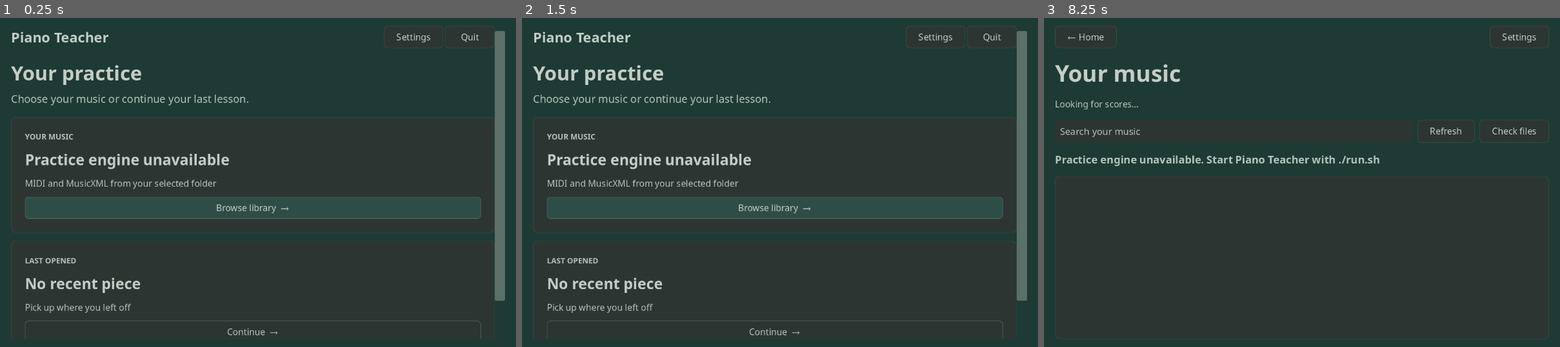
Above: before the commit, frames 1-3 (left to right).
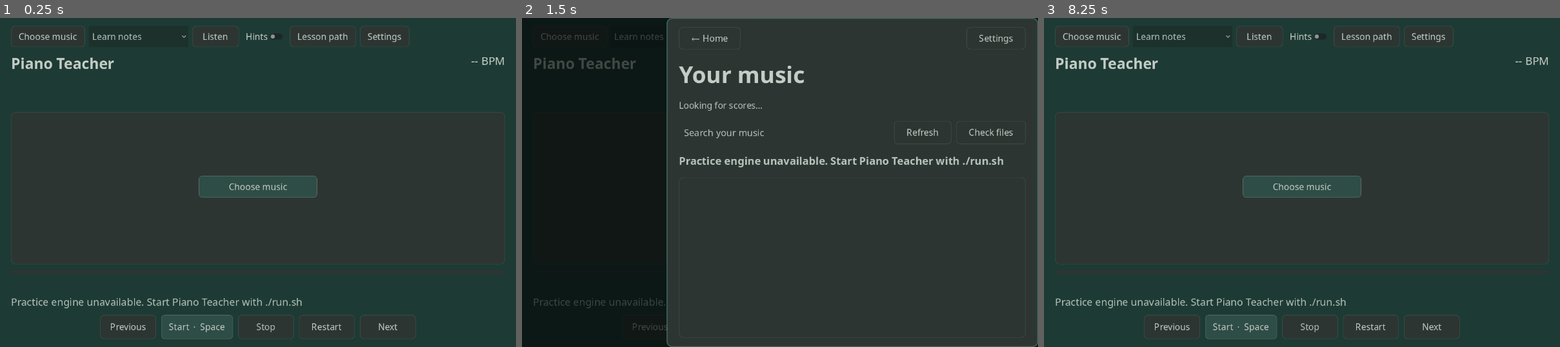
Above: after the commit, the same moments.

Repository: tpepels/piano_teacher
Game: Godot game, scene res://main.tscn
Same seed, same stepped clock (60 frames per second), same inputs: the game is played once before the commit and once after it.
Inputs (mouse positions are in pixels of both pictures, inside the frame that each line leads up to):
- Up to frame 1 (0.25 s): no input
- Up to frame 2 (1.5 s): click (568, 37) at 0.5 s, where only the run after the commit has a clickable "Choose music"; click (780, 185) at 1.25 s, where only the run after the commit has a clickable "Choose music"
- Up to frame 3 (8.25 s): click (1240, 327) at 2 s, where only the run after the commit has a clickable "Start · Space"; click (1240, 327) at 2.75 s, where only the run after the commit has a clickable "Start · Space"; click (1369, 327) at 3.5 s, where only the run after the commit has a clickable "Restart"; click (1369, 327) at 4.25 s, where only the run after the commit has a clickable "Restart"; click (1369, 327) at 5 s, where only the run after the commit has a clickable "Restart"; click (1431, 327) at 5.75 s, where only the run after the commit has a clickable "Next"; click (1431, 327) at 6.5 s, where only the run after the commit has a clickable "Next"; click (1260, 37) at 7.25 s, where only the run after the commit has a clickable "Listen"; click (1296, 208) at 8 s, where only the run before the commit has a clickable "Browse library →"

The runs differ from the first frame. In frame 1, 7.2% of the frame differs, in the area x 2-98%, y 2-98%; in frame 2, 33%, in the area x 0-100%, y 0-100%; in frame 3, 3.7%.

Commit message:
Phase 7.1: open on persistent practice stage with in-context music/settings/course drawers

Diff:
--- a/godot/main.gd
+++ b/godot/main.gd
@@ -12,8 +12,12 @@
 const ScoreOverlay := preload("res://score_overlay.gd")
 const HintKeyboard := preload("res://hint_keyboard.gd")
 
-var current_screen := "home"
-var settings_return_screen := "home"
+var current_screen := "practice"
+var settings_return_screen := "practice"
+var overlay_root: Control
+var overlay_drawer: PanelContainer
+var overlay_backdrop: ColorRect
+var score_browse_button: Button
 var screens: Dictionary = {}
 var library_request: HTTPRequest
 var settings_request: HTTPRequest
@@ -504,22 +508,30 @@
     panel.add_child(body)
     return body
 
+# Music selection, lesson path and settings are drawers over the
+# persistent practice stage. Opening a drawer pauses an ongoing attempt
+# without discarding the player's place or MIDI assessment.
 func _navigate(screen: String) -> void:
+    if screen == "home":
+        screen = "practice"  # Old Home is no longer part of normal navigation.
     if screen == "settings" and current_screen != "settings":
         settings_return_screen = current_screen
-    if screen != "practice" and (current_screen == "practice" or screen in ["home", "library"]):
+    if screen != "practice" and current_screen == "practice":
         var phase: String = str(last_state.get("phase", ""))
-        var starting: bool = action_pending and last_post_path == "/control" and last_control_action in ["start", "restart", "resume", "score_ready", "learn", "learn_retry", "practice", "listen", "perform"]
-        if screen in ["settings", "lesson"]:
-            if phase in ["count_in", "playing", "guided_wait", "feedback", "recovering", "loading"] or starting:
-                _send_action({"action": "pause"})
-        elif phase in ["count_in", "playing", "guided_wait", "guided_complete", "disconnected", "paused", "feedback", "recovering", "loading"] or starting:
-            _send_action({"action": "stop"})
+        var starting: bool = (action_pending and last_post_path == "/control"
+            and last_control_action in ["start", "restart", "resume", "score_ready",
+            "learn", "learn_retry", "practice", "listen", "perform"])
+        if (phase in ["count_in", "playing", "guided_wait", "feedback",
+                      "recovering", "loading"] or starting):
+            _send_action({"action": "pause"})
     current_screen = screen
+    if overlay_root != null:
+        overlay_root.visible = screen != "practice"
     if pause_sheet != null:
         pause_sheet.present(last_state if screen == "practice" else {})
     for key in screens:
-        (screens[key] as Control).visible = str(key) == screen
+        (screens[key] as Control).visible = (str(key) == screen
+            or str(key) == "practice" and screen != "practice")
     if screen == "library":
         _request_library()
     elif screen == "settings":
@@ -528,6 +540,51 @@
         _request_devices()
     elif screen == "lesson":
         _request_lesson()
+
+
+func _mount_overlays() -> void:
+    # Reuse the existing complete library/settings/course controls, but mount
+    # them as a right-side in-context sheet instead of routing to another page.
+    overlay_root = Control.new()
+    overlay_root.name = "MusicAndSettingsDrawer"
+    overlay_root.set_anchors_and_offsets_preset(Control.PRESET_FULL_RECT)
+    overlay_root.mouse_filter = Control.MOUSE_FILTER_IGNORE
+    add_child(overlay_root)
+    overlay_backdrop = ColorRect.new()
+    overlay_backdrop.color = Color(0.012, 0.035, 0.028, 0.68)
+    overlay_backdrop.set_anchors_and_offsets_preset(Control.PRESET_FULL_RECT)
+    overlay_backdrop.mouse_filter = Control.MOUSE_FILTER_STOP
+    overlay_backdrop.gui_input.connect(func(event: InputEvent):
+        if event is InputEventMouseButton and event.pressed:
+            _navigate("practice"))
+    overlay_root.add_child(overlay_backdrop)
+    overlay_drawer = PanelContainer.new()
+    overlay_drawer.name = "ContextDrawer"
+    overlay_drawer.mouse_filter = Control.MOUSE_FILTER_STOP
+    var style := Design.surface(Design.PANEL, 12)
+    style.set_border_width_all(2)
+    style.border_color = Color(Design.TEAL, 0.5)
+    style.set_content_margin_all(3)
+    overlay_drawer.add_theme_stylebox_override("panel", style)
+    overlay_root.add_child(overlay_drawer)
+    for page in ["library", "settings", "lesson"]:
+        var content: Control = screens[page]
+        content.reparent(overlay_drawer, false)
+        content.set_anchors_and_offsets_preset(Control.PRESET_FULL_RECT)
+    overlay_root.visible = false
+    _resize_overlay_drawer()
+
+
+func _resize_overlay_drawer() -> void:
+    if overlay_drawer == null:
+        return
+    var viewport: Vector2 = size
+    var drawer_width: float = viewport.x if viewport.x <= 700 else minf(
+        1000.0, maxf(500.0, viewport.x * 0.72))
+    overlay_drawer.set_anchors_and_offsets_preset(Control.PRESET_TOP_RIGHT)
+    overlay_drawer.position = Vector2(viewport.x - drawer_width, 0.0)
+    overlay_drawer.size = Vector2(drawer_width, viewport.y)
+
 
 func _go_back() -> void:
     _navigate(settings_return_screen if current_screen == "settings" else "practice")
@@ -728,7 +785,7 @@
     practice_navigation.add_theme_constant_override("v_separation", 8)
     practice_navigation.size_flags_horizontal = Control.SIZE_EXPAND_FILL
     practice_layout.add_child(practice_navigation)
-    practice_navigation.add_child(_button("← Library", func(): _navigate("library")))
+    practice_navigation.add_child(_button("Choose music", func(): _navigate("library")))
     mode_choice = OptionButton.new()
     mode_choice.disabled = true
     mode_choice.fit_to_longest_item = false
@@ -843,6 +900,9 @@
     score_status_label.horizontal_alignment = HORIZONTAL_ALIGNMENT_CENTER
     score_status_label.clip_text = true
     status_content.add_child(score_status_label)
+    score_browse_button = _button("Choose music", func(): _navigate("library"), true)
+    score_browse_button.visible = true
+    status_content.add_child(score_browse_button)
     score_retry_button = _button("Retry score", _retry_score)
     score_retry_button.visible = false
     status_content.add_child(score_retry_button)
@@ -938,6 +998,7 @@
     controls.add_child(_button("Restart", _restart_practice))
     controls.add_child(_button("Next", func(): _send_action({"action": "next"})))
     _build_lesson_screen()
+    _mount_overlays()
 
     folder_dialog = FileDialog.new()
     folder_dialog.access = FileDialog.ACCESS_FILESYSTEM
@@ -1010,7 +1071,7 @@
     review_sheet.retry_requested.connect(func(first_bar: int, last_bar: int):
         _send_action({"action": "review_retry",
                       "first_bar": first_bar, "last_bar": last_bar}))
-    _navigate("home")
+    _navigate("practice")
     _refresh_score_status()
 
 func _update_responsive_layout() -> void:
@@ -1033,6 +1094,7 @@
         home_cards.vertical = width < 1380
     if folder_controls != null:
         folder_controls.vertical = width < 1000
+    _resize_overlay_drawer()
     if practice_header == null:
         return
     practice_header.add_theme_constant_override("separation", 16)
@@ -1185,12 +1247,15 @@
     if not score_error.is_empty():
         score_status_label.text = "Unable to display sheet music:\n" + score_error
         score_retry_button.visible = true
+        score_browse_button.visible = false
     elif bool(last_state.get("loaded", false)):
         score_status_label.text = "Preparing sheet music…"
         score_retry_button.visible = false
+        score_browse_button.visible = false
     else:
-        score_status_label.text = "Choose a piece from your library"
+        score_status_label.text = "Choose a piece to begin"
         score_retry_button.visible = false
+        score_browse_button.visible = true
 
 func _score_failed(message: String) -> void:
     if phase0_smoke_mode:
